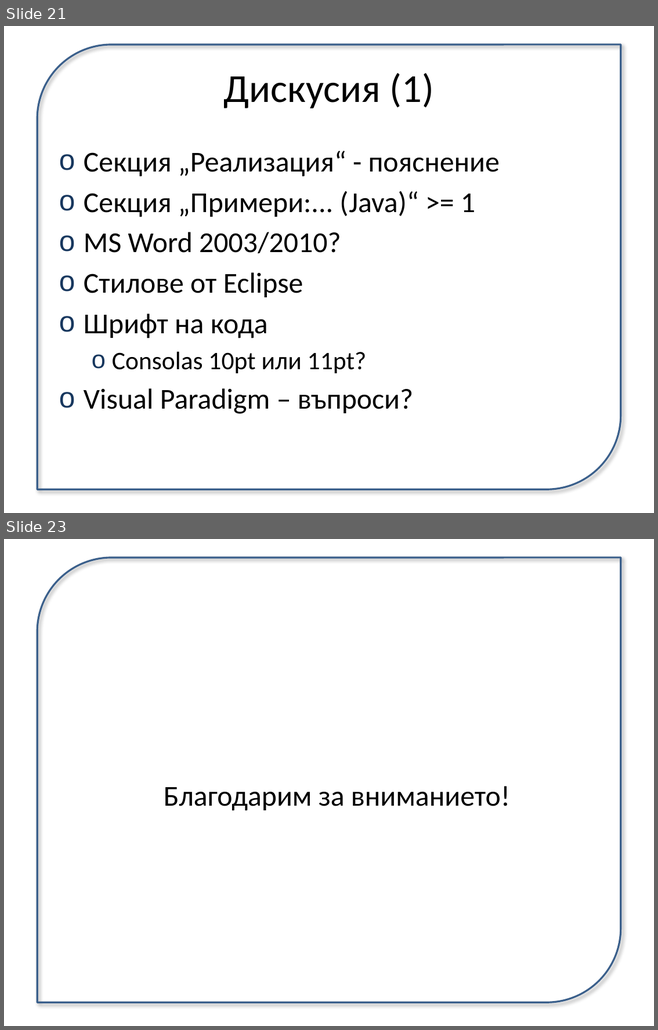
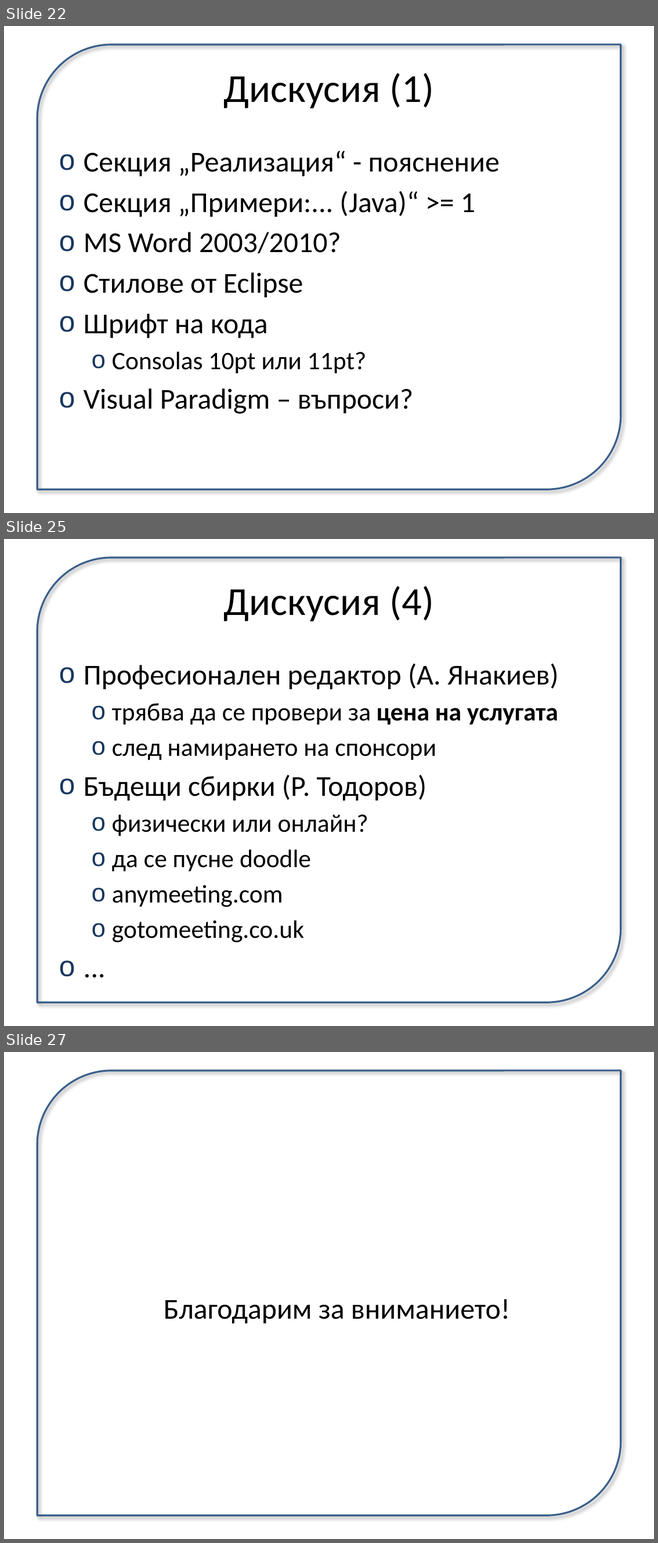
Before and after one commit to uamartins/design-patterns-book, a slide deck: meetings/2012-03-17/meeting-2.pptx. Shown one above the other, each under a label of ours: slides 21 and 23 before the commit, slides 22, 25 and 27 after it; the slides between them are not shown. The pictures are 658x1030 and 658x1543 pixels, drawn with LibreOffice and Linux fonts; fonts in the diff are those of the drawing. Boxes give left, top, right and bottom in pixels: in the first picture for what was removed or moved away, otherwise in the second. Text is boxed around its words. In the diff, an @@ line names an element or a change of style, - is before the commit and + after.

```diff
--- a/meetings/2012-03-17/meeting-2.pptx
+++ b/meetings/2012-03-17/meeting-2.pptx
@@ slide 25 added at [4, 539, 654, 1026], background #FFFFFF @@
@@ round diag rect added at [37, 558, 621, 1003], outline #3A5F8C 2 pt @@
@@ title added at [224, 586, 434, 621], 44 pt, text #000000 @@
+Дискусия (4)
@@ text added at [83, 663, 558, 943], 28 pt, text #000000 @@
+o Професионален редактор (А. Янакиев)
+  o трябва да се провери за цена на услугата
+  o след намирането на спонсори
+o Бъдещи сбирки (Р. Тодоров)
+  o физически или онлайн?
+  o да се пусне doodle
+  o anymeeting.com
+  o gotomeeting.co.uk
+o ...
@@ what was slide 21 is now slide 22 @@
@@ what was slide 23 is now slide 27 @@
```
Also in this commit, not shown: 5 slides changed, 3 other slides added, 1 other file.
